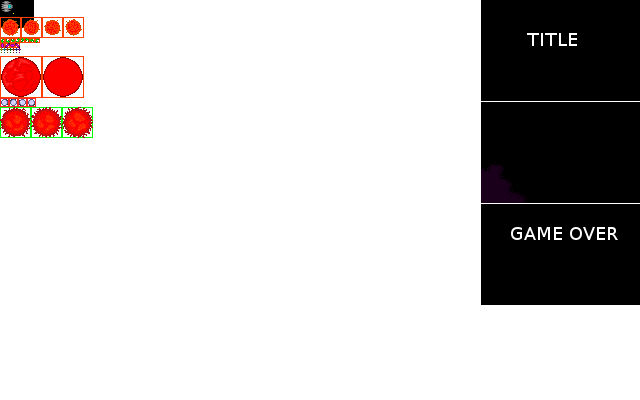
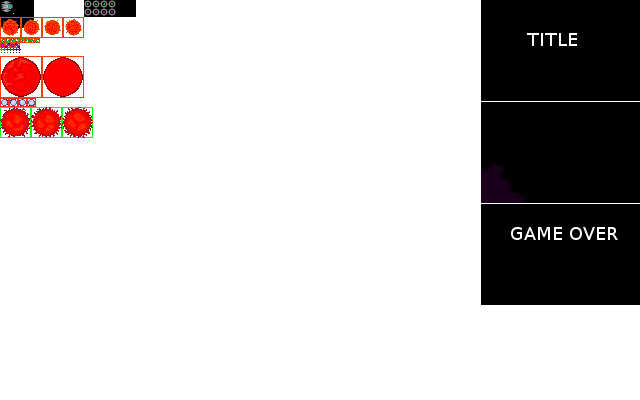
Layer changes from the first 640 × 400 image to the second:
painted on "Stuff" over (84, 0, 116, 16)
painted on "Grid" over (84, 0, 136, 17)
